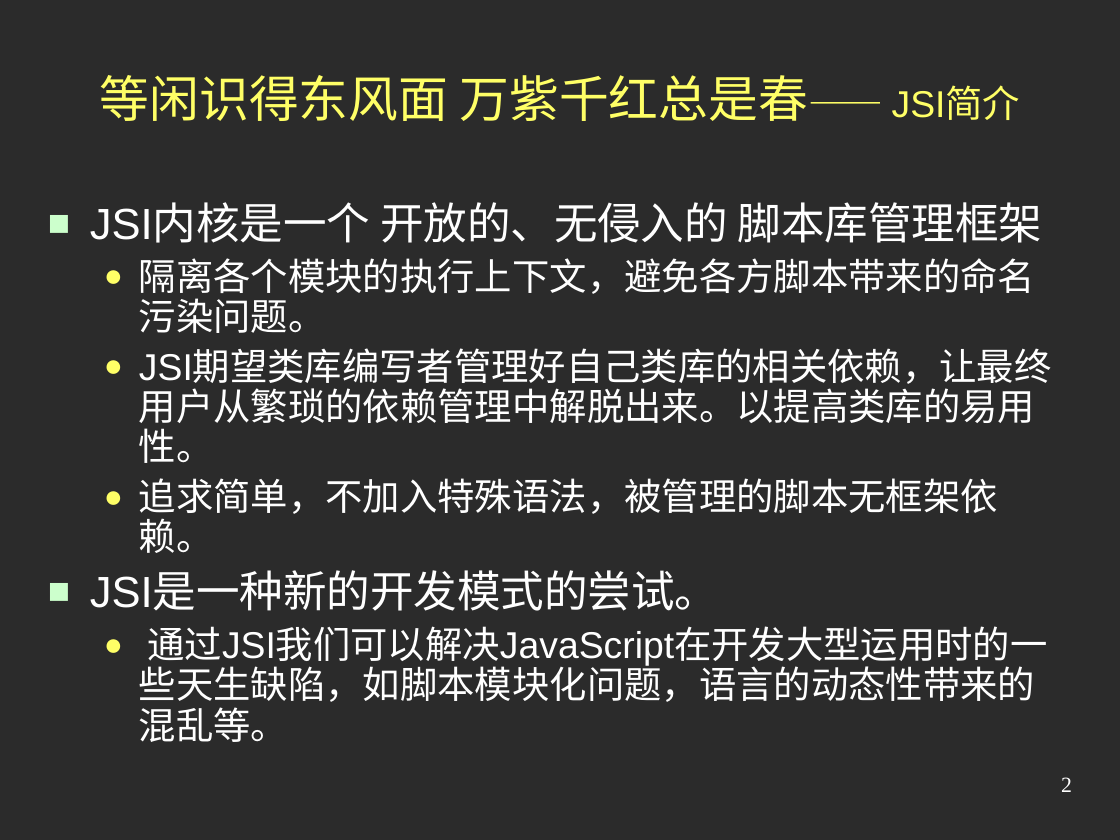
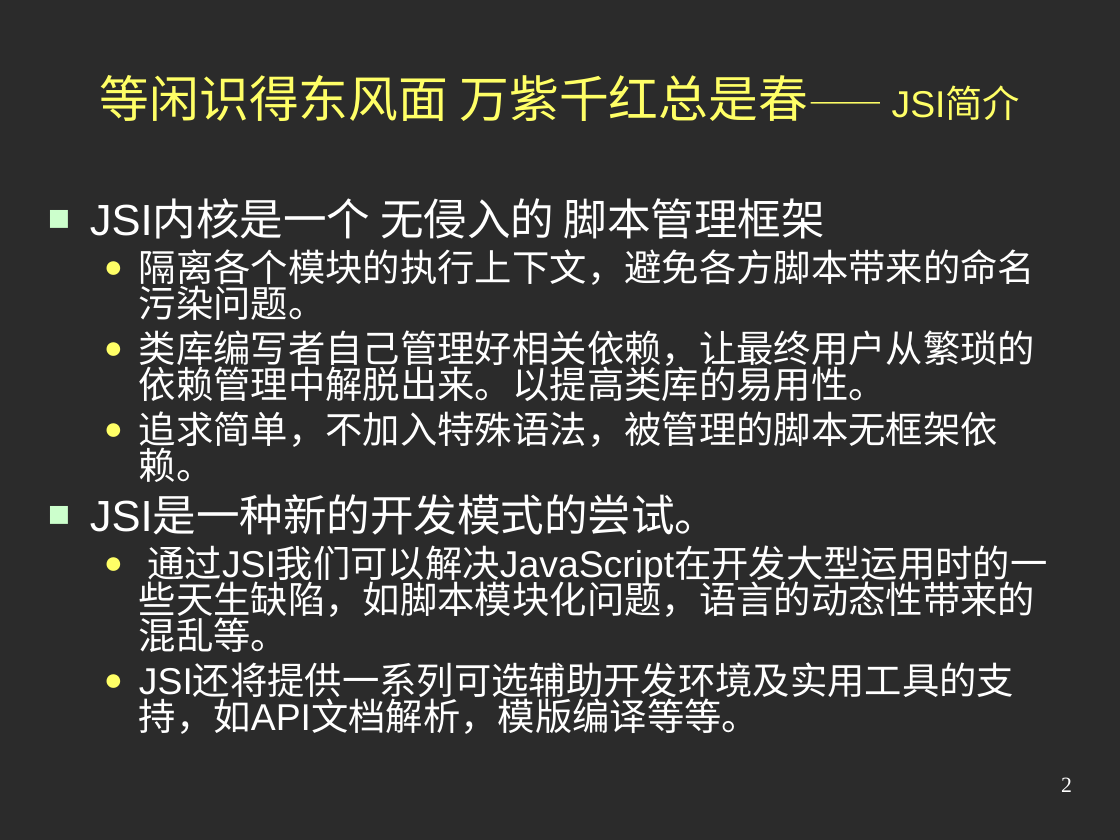
Before and after one commit to austgl/jsi, a slide deck: slide 2 of JSI2/web/doc/Preview2.ppt. Drawn at 1120x840 pixels with LibreOffice and Linux fonts; fonts in the diff are those of the drawing; background and template pictures are left out; a plain dark background stands for a picture behind light text. Boxes give left, top, right and bottom in pixels: in the first picture for what was removed or moved away, otherwise in the second. Text is boxed around its words. In the diff, an @@ line names an element or a change of style, - is before the commit and + after.

```diff
--- a/JSI2/web/doc/Preview2.ppt
+++ b/JSI2/web/doc/Preview2.ppt
@@ text at (x1=90, y1=198, x2=825, y2=239): text changed @@
-■ JSI内核是一个 开放的、无侵入的 脚本库管理框架
+■ JSI内核是一个 无侵入的 脚本管理框架
@@ text at (x1=90, y1=249, x2=1047, y2=652): line spacing 0.9 to 0.8 @@
@@ text at (x1=139, y1=330, x2=1035, y2=401): text changed @@
-  ● JSI期望类库编写者管理好自己类库的相关依赖，让最终用户从繁琐的依赖管理中解脱出来。以提高类库的易用性。
+  ● 类库编写者自己管理好相关依赖，让最终用户从繁琐的依赖管理中解脱出来。以提高类库的易用性。
@@ text at (x1=139, y1=692, x2=759, y2=734): paragraph added @@
+  ● JSI还将提供一系列可选辅助开发环境及实用工具的支持，如API文档解析，模版编译等等。
```
Also in this commit, not shown: 4 other slides changed.
